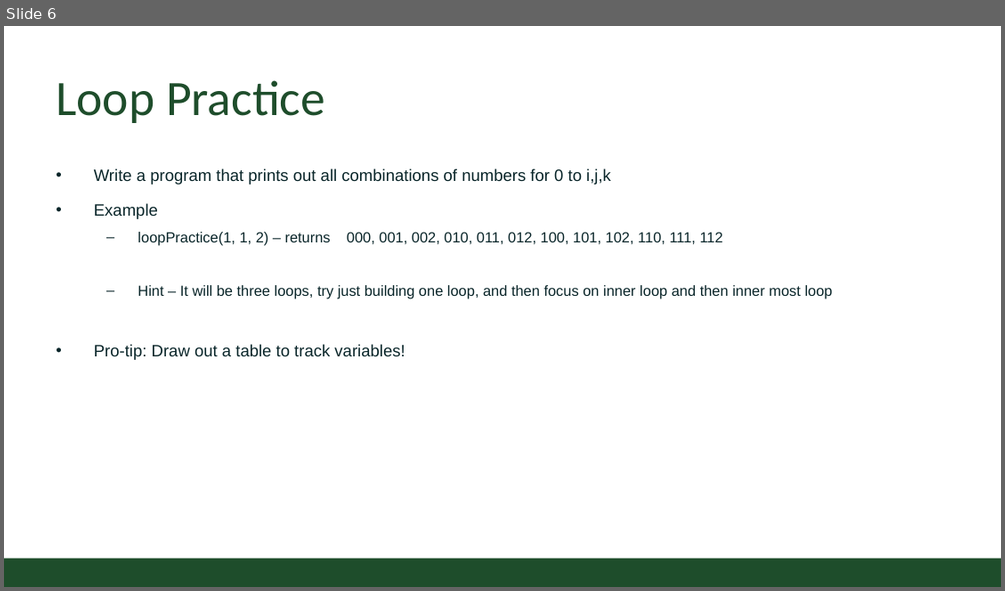
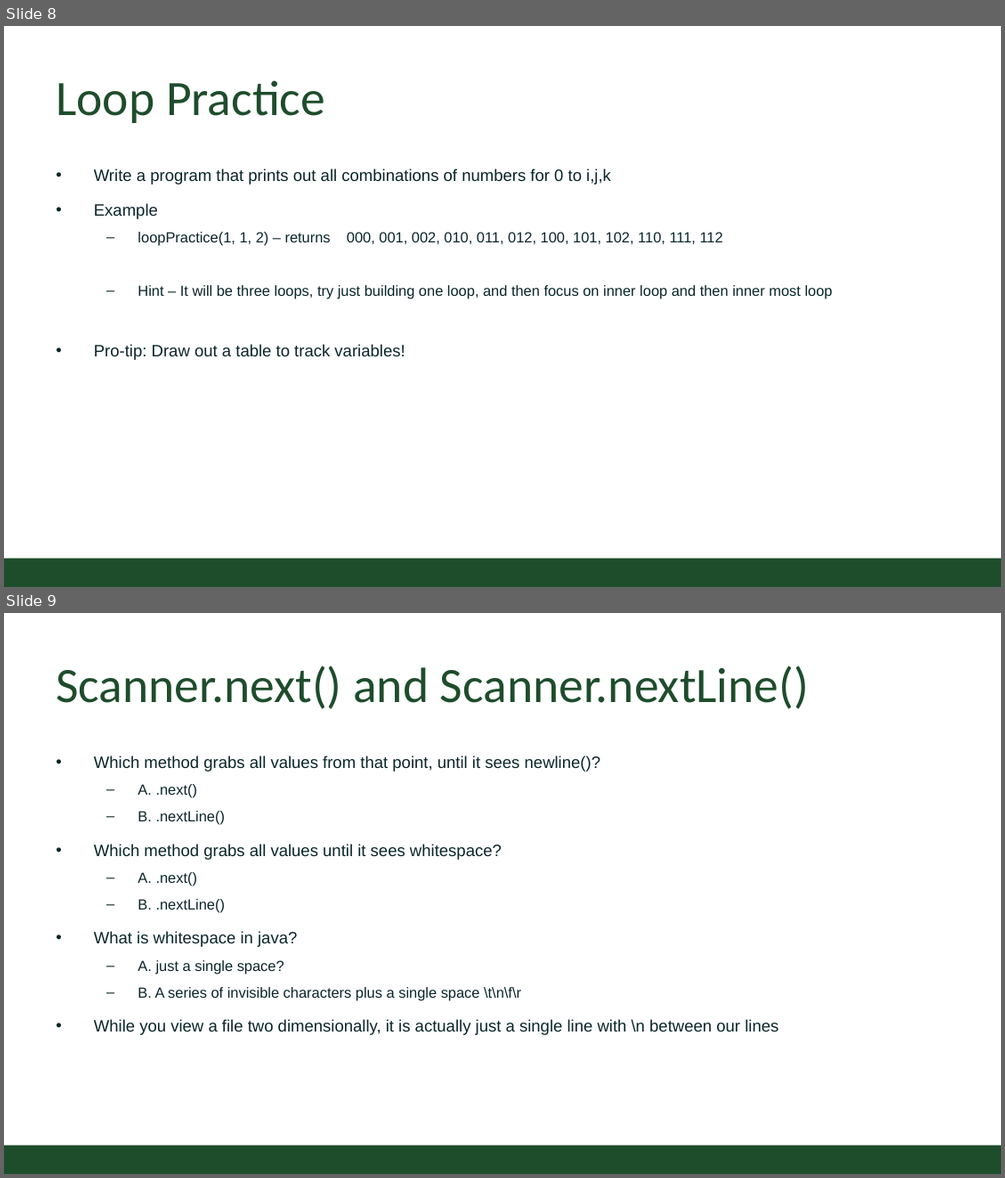
Before and after one commit to CSU-CompSci-CS163-4/Handouts, a slide deck: slides/On-Campus/ReviewSessionUnit2_2021.pptx. Shown one above the other, each under a label of ours: slide 6 before the commit, slides 8 and 9 after it. The pictures are 1005x591 and 1005x1178 pixels, drawn with LibreOffice and Linux fonts; fonts in the diff are those of the drawing; background and template pictures are left out. Boxes give left, top, right and bottom in pixels: in the first picture for what was removed or moved away, otherwise in the second. Text is boxed around its words. In the diff, an @@ line names an element or a change of style, - is before the commit and + after.

```diff
--- a/slides/On-Campus/ReviewSessionUnit2_2021.pptx
+++ b/slides/On-Campus/ReviewSessionUnit2_2021.pptx
@@ slide 9 added at box(4, 613, 1001, 1174), background #FFFFFF; not listed: 1 template element that a slide beside it also shows @@
@@ title added at box(56, 666, 809, 709), 54 pt, text #1E4D2B @@
+Scanner.next() and Scanner.nextLine()
@@ text added at box(94, 755, 778, 1035), 18 pt, text #092529 @@
+• Which method grabs all values from that point, until it sees newline()?
+  – A. .next()
+  – B. .nextLine()
+• Which method grabs all values until it sees whitespace?
+  – A. .next()
+  – B. .nextLine()
+• What is whitespace in java?
+  – A. just a single space?
+  – B. A series of invisible characters plus a single space \t\n\f\r
+• While you view a file two dimensionally, it is actually just a single line with \n between our lines
@@ what was slide 6 is now slide 8 @@
```
Also in this commit, not shown: 3 slides changed, 2 other slides added.
